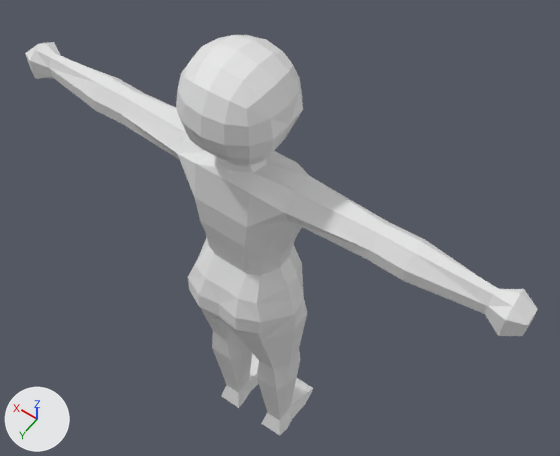
A saved change to the Blender file CG2_DirectXGame/resources/bone.blend.
Rendered twice from a 50 mm lens placed at (-4.92, 6.03, 16.52), pointed at (-0.03, -0.81, 5.76). The axes (+X, +Y, +Z) are drawn at lower left. The lights are the same throughout. The first picture is the older version.

Objects in the first picture: '立方体'.
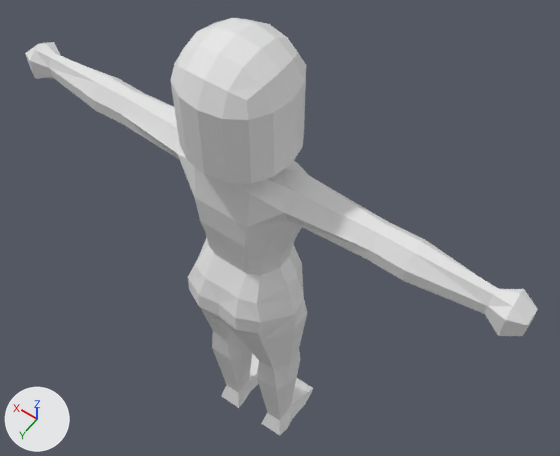
Boxes (x1, y1, x2, y2) around the edits, measured in the pictures (560 x 456 px):
'立方体.001', added: after (170, 18, 306, 184)

What changed in the scene script:
```text
Add me_立方体_001:
    me_立方体_001.from_pydata(...)  # 93 vertices, 80 faces; spans x -0.78..0.78, y -0.78..0.78, z -0.67..0.84
Add ob_立方体_001:
    ob_立方体_001 = bpy.data.objects.new('立方体.001', me_立方体_001)
    ob_立方体_001.location = (0.0, 0.05, 9.5)
    ob_立方体_001.scale = (1.09, 1.09, 1.19)
```
